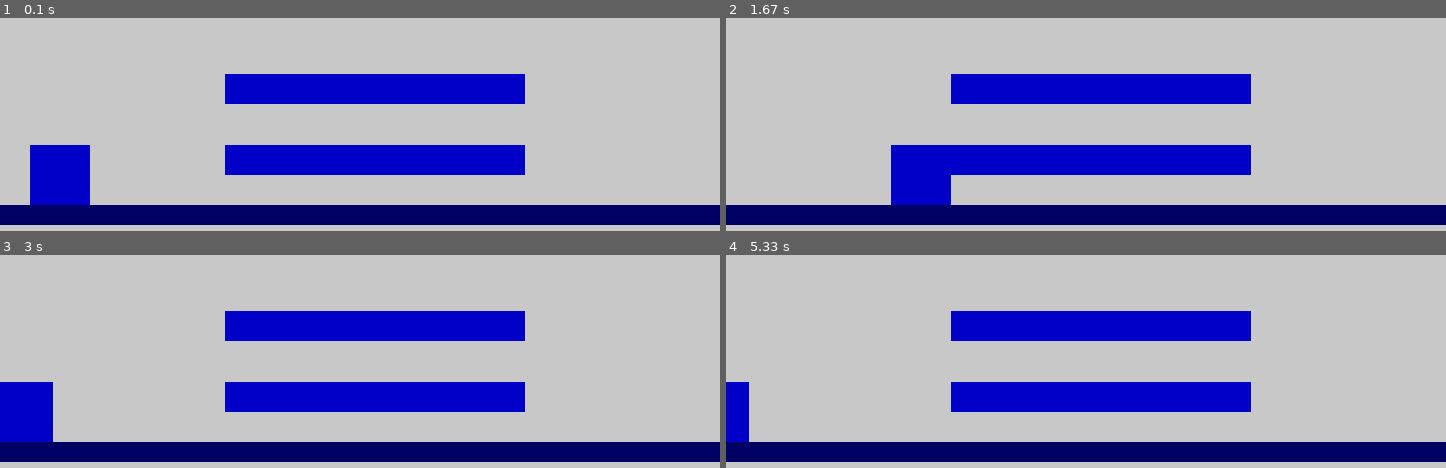
Above: before the commit, frames 1-4 (two rows, left to right).
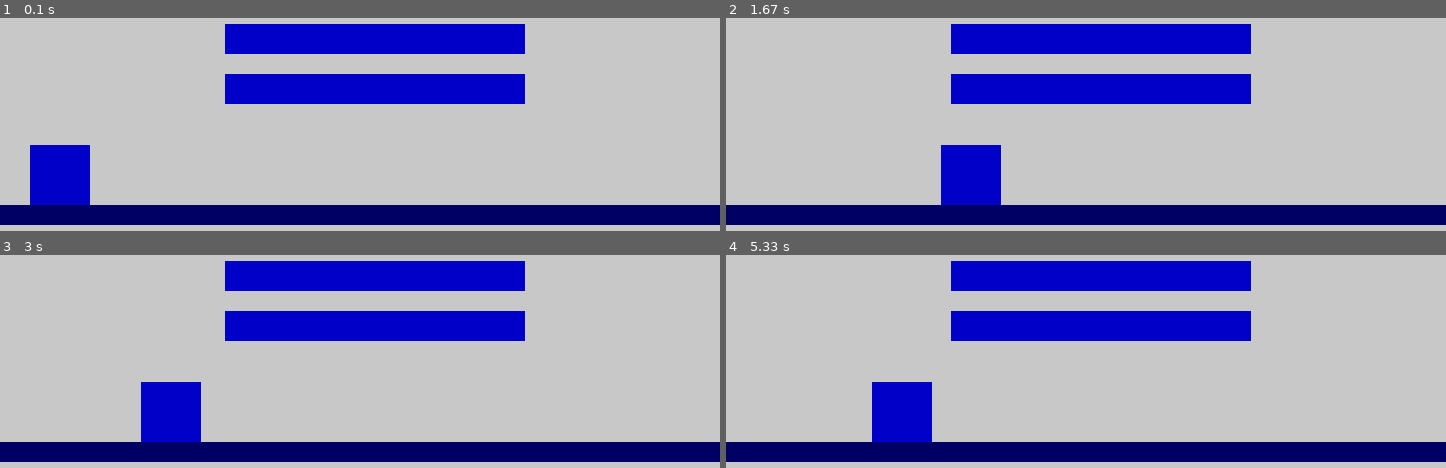
Above: after the commit, the same moments.

Repository: M1zushi/block-test-pygame
Game: pygame game, started from blocktest/main.py
Two runs of this game, one before a commit and one after it. Both use one fixed random seed, a clock stepped at 60 frames per second and the inputs below.
Inputs:
- Up to frame 1 (0.1 s): no input
- Up to frame 2 (1.67 s): hold Right 0.33-0.8 s; hold Right Shift 0.83-1.3 s; hold Right 0.83-1.3 s; hold Right from 1.33 s (still down)
- Up to frame 3 (3 s): release Right at 1.8 s; hold Left 1.83-2.37 s; hold Left 2.4-2.8 s; hold Right from 2.83 s (still down)
- Up to frame 4 (5.33 s): release Right at 3.47 s; hold Shift 3.5-3.97 s; hold Left 3.5-3.97 s; hold Left 4-4.47 s; hold Right 4.5-4.97 s; hold Right from 5 s (still down)

The runs differ from the first frame. In frame 1, 12% of the frame differs, in the area x 31-73%, y 2-74%; in frame 2, 14%; in frame 3, 16%, in the area x 0-73%, y 2-88%; in frame 4, 15%.

Commit message:
Update main.py
Added acceleration

Diff:
--- a/blocktest/main.py
+++ b/blocktest/main.py
@@ -6,7 +6,6 @@
 pygame.init()
 screen = pygame.display.set_mode( (720, 480) )
 pygame.display.set_caption('Blocks')
-
 
 # Constant Variables
 GRAY = (200,200,200)
@@ -18,10 +17,15 @@
 player_x = 30
 player_y = 321
 new_player_x = player_x
+oldx = player_x
+player_speed = 0
+player_acceleration = 0.5
+max_player_speed = 7.5
+
 
 platforms = [
     pygame.Rect(225, 250, 300, 30),
-    pygame.Rect(225, 321, 300, 30)
+    pygame.Rect(225, 200, 300, 30)
 ]
 
 # Sets Drawing
@@ -33,6 +37,7 @@
     # screen.blit(player_sprite, (30, 321)) [Only works on sprite images not on shapes]
     for o in platforms:
         pygame.draw.rect(screen, BLUE, o)
+
     pygame.display.flip()
 
 # Allows to have an active state to later quit the game
@@ -48,24 +53,34 @@
 
     # Allows to move horizontally only if there is no collision
 
-    new_player_x = player_x
-
     keys = pygame.key.get_pressed()
     if keys[pygame.K_RIGHT]:
         if keys[pygame.K_RSHIFT]:
-            new_player_x += 15
+            if player_speed < max_player_speed:
+                player_speed += player_acceleration
+            new_player_x += player_speed * 2
         elif keys[pygame.K_LSHIFT]:
-            new_player_x += 15
+            if player_speed < max_player_speed:
+                player_speed += player_acceleration
+            new_player_x += player_speed * 2
         else:
-            new_player_x += 7.5
+            if player_speed < max_player_speed:
+                player_speed += player_acceleration
+            new_player_x += player_speed
 
     if keys[pygame.K_LEFT]:
         if keys[pygame.K_RSHIFT]:
-            new_player_x -= 15
+            if player_speed < max_player_speed:
+                player_speed += player_acceleration
+            new_player_x -= player_speed * 2
         elif keys[pygame.K_LSHIFT]:
-            new_player_x -= 15
+            if player_speed < max_player_speed:
+                player_speed += player_acceleration
+            new_player_x -= player_speed * 2
         else:
-            new_player_x -= 7.5
+            if player_speed < max_player_speed:
+                player_speed += player_acceleration
+            new_player_x -= player_speed
 
     new_player_rect = pygame.Rect(new_player_x, player_y, 60, 60)
     x_collision = False
@@ -77,6 +92,17 @@
 
     if x_collision == False:
         player_x = new_player_x
+        newx = new_player_x
+
+    if oldx == newx:
+        player_speed = 0
+
+    oldx = player_x
+
+
+    # Allows to move vertically if there is no collision
+
+    # Code
 
 
     # -----------------
